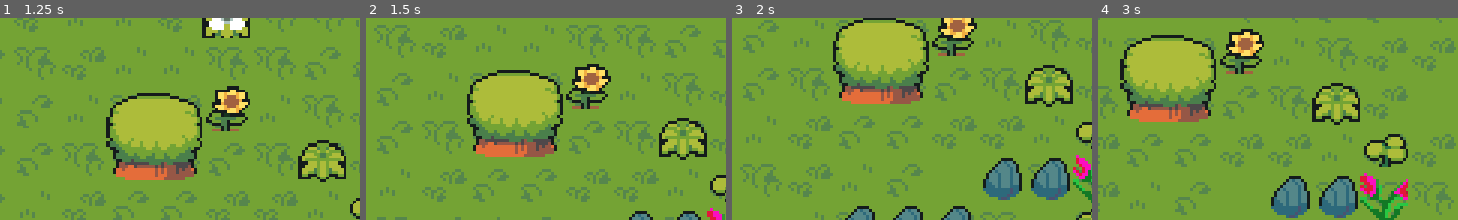
Above: before the commit, frames 1-4 (left to right).
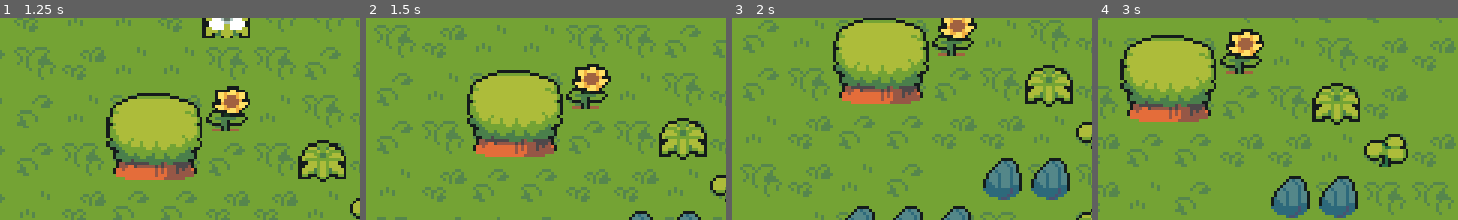
Above: after the commit, the same moments.

Repository: Bilboef/SO6.4
Game: Godot game, scene res://Scene/world.tscn
Same seed, same stepped clock (60 frames per second), same inputs: the game is played once before the commit and once after it.
Inputs (mouse positions are % of the whole screen's width and height, from its top left):
- Up to frame 1 (1.25 s): move the mouse to (72, 45) at 0.52 s; hold Right (ui_right) from 0.53 s (still down); tap Space (attack) at 0.6 s
- Up to frame 2 (1.5 s): move the mouse to (30, 55) at 1.27 s; release Right (ui_right) at 1.28 s; hold Down (ui_down) from 1.28 s (still down); tap Shift (run) at 1.35 s
- Up to frame 3 (2 s): keep holding Down (ui_down)
- Up to frame 4 (3 s): move the mouse to (60, 28) at 2.02 s; release Down (ui_down) at 2.03 s; hold Right (ui_right) 2.03-2.78 s; tap Space (attack) at 2.1 s; move the mouse to (45, 70) at 2.77 s; hold Up (ui_up) from 2.78 s (still down); tap Shift (run) at 2.85 s
The pictures show only the part of the screen within x 50-100%, y 50-100%; the shares and areas given below are measured in that part.

Frame 1 is identical in both runs. In frame 2, 0.2% of the frame differs, in the area x 94-100%, y 94-100%; in frame 3, 0.6%; in frame 4, 1.5%, in the area x 72-87%, y 76-100%.

Commit message:
musik og lidt grønt

Diff:
--- a/Scene/world.tscn
+++ b/Scene/world.tscn
@@ -13,6 +13,7 @@
 [ext_resource type="PackedScene" uid="uid://be43quqnwgl8g" path="res://GUI/hearts_container.tscn" id="8_7gsxx"]
 [ext_resource type="Script" path="res://GUI/canvas_layer.gd" id="11_chwpx"]
 [ext_resource type="PackedScene" uid="uid://ch2hpk8m4c5yv" path="res://GUI/inventory_gui.tscn" id="12_yciun"]
+[ext_resource type="AudioStream" uid="uid://dxf1drch7qsce" path="res://Art/6 - Story.ogg" id="14_l8xov"]
 
 [sub_resource type="TileSetAtlasSource" id="TileSetAtlasSource_vm0o0"]
 texture = ExtResource("2_knoby")
@@ -1309,11 +1310,11 @@
 layer_0/name = "Ground"
 layer_0/tile_data = PackedInt32Array(0, 983040, 12, 65536, 851968, 12, 131072, 786432, 12, 196608, 917504, 12, 262144,  …(18090 unchanged characters)…
 layer_1/name = "Foliage"
-layer_1/tile_data = PackedInt32Array(720899, 1, 11, 720902,  …(503 unchanged characters)… 9, 458797, 262145, 9, 1048609, 262145, 9)
+layer_1/tile_data = PackedInt32Array(720899, 1, 11, 720902,  …(503 unchanged characters)… 9, 458797, 262145, 9, 1048609, 262145, 9, 983041, 327681, 11, 327710, 327681, 11, 262167, 131073, 11, 589848, 65537, 11)
 layer_2/name = "Trees"
 layer_2/y_sort_enabled = true
 layer_2/z_index = 1
-layer_2/tile_data = PackedInt32Array(458753, 1, 0, 131085, 1 …(4018 unchanged characters)… 158, 1179649, 13, 1245230, 1179649, 13, 983042, 8, 0, 983063, 8, 0, 589840, 8, 0, 720933, 1179649, 13, 655396, 1179649, 13 …(253 unchanged characters)…
+layer_2/tile_data = PackedInt32Array(458753, 1, 0, 131085, 1 …(4018 unchanged characters)… 158, 1179649, 13, 1245230, 1179649, 13, 720933, 1179649, 13, 655396, 1179649, 13 …(253 unchanged characters)…
 layer_3/name = "Collectables"
 layer_3/tile_data = PackedInt32Array(458755, 3, 65536, 524325, 3, 131072, 1114156, 3, 65536, 1179651, 3, 65536, 589850, 3, 65536, 786463, 3, 65536)
 
@@ -1377,5 +1378,10 @@
 grow_horizontal = 2
 grow_vertical = 2
 
+[node name="AudioStreamPlayer" type="AudioStreamPlayer" parent="."]
+stream = ExtResource("14_l8xov")
+volume_db = -20.0
+autoplay = true
+
 [connection signal="closed" from="CanvasLayer/InventoryGUI" to="." method="_on_inventory_gui_closed"]
 [connection signal="opened" from="CanvasLayer/InventoryGUI" to="." method="_on_inventory_gui_opened"]
Not shown, added: Art/6 - Story.ogg.import
Not shown: 1 places in Scene/world.tscn that only renumber resources
Not shown, added: Art/6 - Story.ogg
